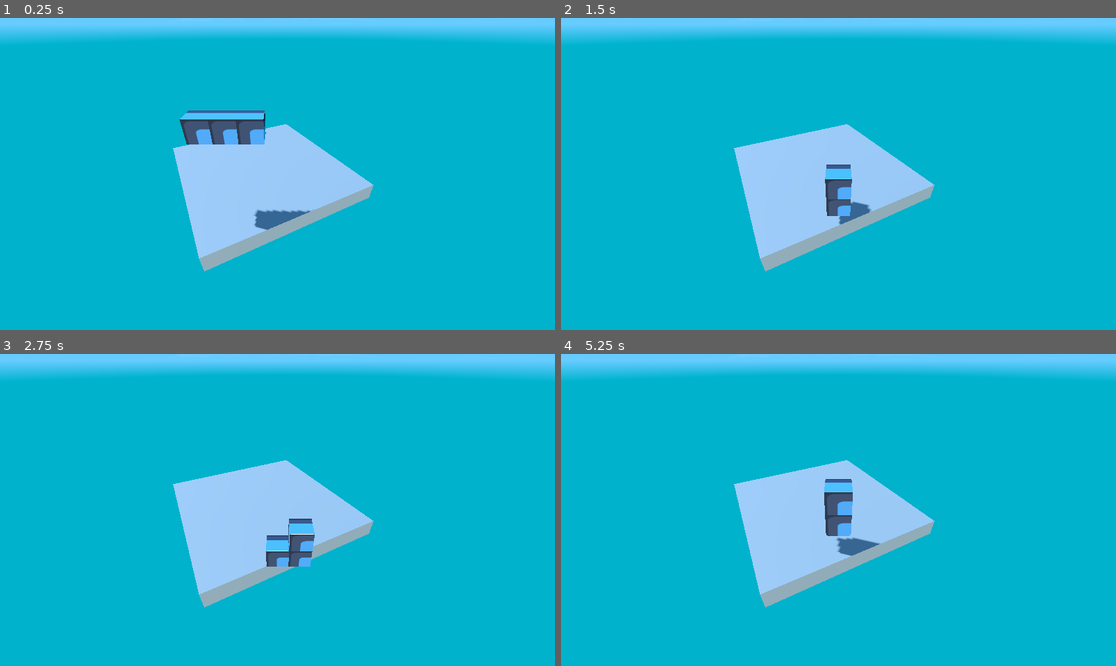
Above: before the commit, frames 1-4 (two rows, left to right).
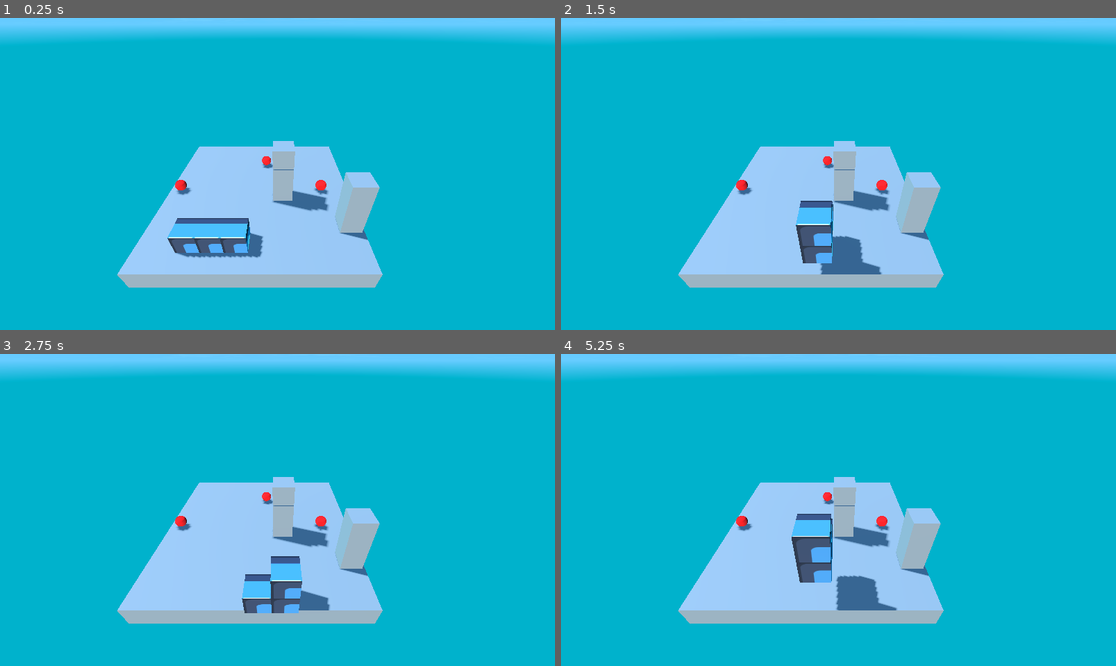
Above: after the commit, the same moments.

Repository: PedroSteinmacherEngelhardt/Snaker3000
Game: Godot game, scene res://woo_o_ooord.tscn
The game is run twice, just before and just after one commit, with the same random seed, the same clock (stepped at 60 frames per second) and the same inputs. The project has no main scene, so this scene is started directly. The engine's default icon, where the game draws it, is replaced by a stand-in: a white triangle on a blue panel in a dark square.
Inputs:
- Up to frame 1 (0.25 s): no input
- Up to frame 2 (1.5 s): hold D (right) 0.53-1.28 s; tap Space (space) at 0.6, 1.35 s; hold S (backward) from 1.28 s (still down)
- Up to frame 3 (2.75 s): release S (backward) at 2.03 s; hold D (right) from 2.03 s (still down); tap Space (space) at 2.1 s
- Up to frame 4 (5.25 s): release D (right) at 2.78 s; hold W (forward) 2.78-3.53 s; tap Space (space) every 0.75 s from 2.85 to 5.1 s; hold A (left) 3.53-5.03 s; tap Escape (ui_cancel) at 4.15 s; tap Enter at 5 s; hold S (backward) from 5.03 s (still down)

The runs differ from the first frame. In frame 1, 15% of the frame differs, in the area x 21-69%, y 29-87%; in frame 2, 13%; in frame 3, 12%; in frame 4, 14%.

Commit message:
snake movement

Diff:
--- /dev/null
+++ b/grow!.gd
@@ -0,0 +1,7 @@
+extends Area3D
+
+
+func _on_body_entered(body: Node3D) -> void:
+	if body is CharacterBody3D:
+		body.add_box()
+		queue_free()
--- /dev/null
+++ b/grow!.tscn
@@ -0,0 +1,25 @@
+[gd_scene load_steps=5 format=3 uid="uid://cpofqrkflt3nr"]
+
+[ext_resource type="Script" uid="uid://c883qxoypb2x8" path="res://grow!.gd" id="1_rktpi"]
+
+[sub_resource type="StandardMaterial3D" id="StandardMaterial3D_oi51e"]
+albedo_color = Color(1, 0, 0, 1)
+
+[sub_resource type="SphereMesh" id="SphereMesh_lwho3"]
+radius = 0.3
+height = 0.6
+
+[sub_resource type="SphereShape3D" id="SphereShape3D_l8tis"]
+radius = 0.3
+
+[node name="GROW!" type="Area3D"]
+script = ExtResource("1_rktpi")
+
+[node name="MeshInstance3D" type="MeshInstance3D" parent="."]
+material_override = SubResource("StandardMaterial3D_oi51e")
+mesh = SubResource("SphereMesh_lwho3")
+
+[node name="CollisionShape3D" type="CollisionShape3D" parent="."]
+shape = SubResource("SphereShape3D_l8tis")
+
+[connection signal="body_entered" from="." to="." method="_on_body_entered"]
--- a/snakegame/snake.gd
+++ b/snakegame/snake.gd
@@ -40,10 +40,6 @@
 			move_body()
 			points[0].global_position += direction
 
-	if Input.is_action_just_pressed("ui_cancel"):
-		add_box()
-
-
 
 func _physics_process(delta: float) -> void:
 	if Engine.is_editor_hint():
@@ -67,6 +63,7 @@
 	var box = BoxShape3D.new()
 	box.size *= Vector3.ONE * .99
 	query.shape = box
+	query.collide_with_areas = true
 
 	var rotation = Basis().rotated(Vector3.UP, camera.rotation.y)
 	query.transform = Transform3D(rotation, new_position)
--- a/snakegame/test_word.tscn
+++ b/snakegame/test_word.tscn
@@ -91,7 +91,6 @@
 [node name="Sun" type="DirectionalLight3D" parent="."]
 transform = Transform3D(0.920855, 0, -0.389904, 0.337667, 0.5, 0.797484, 0.194952, -0.866026, 0.460428, 0, 0, 0)
 rotation_order = 4
-light_energy = 0.5
 shadow_enabled = true
 
 [node name="Moon" type="DirectionalLight3D" parent="."]
--- a/woo_o_ooord.tscn
+++ b/woo_o_ooord.tscn
@@ -1,8 +1,14 @@
-[gd_scene load_steps=7 format=3 uid="uid://diohxew8egcmn"]
+[gd_scene load_steps=10 format=3 uid="uid://diohxew8egcmn"]
 
 [ext_resource type="Script" uid="uid://bq060p1gtik3b" path="res://snakegame/snake.gd" id="1_2mlct"]
 [ext_resource type="Shader" uid="uid://cv4bhbh8t1jmm" path="res://snakegame/test_word.gdshader" id="2_k7ipi"]
 [ext_resource type="Script" uid="uid://b8s62d4cpy1ic" path="res://snakegame/camera_3d.gd" id="3_cbhfs"]
+[ext_resource type="PackedScene" uid="uid://cpofqrkflt3nr" path="res://grow!.tscn" id="4_lp74u"]
+
+[sub_resource type="BoxMesh" id="BoxMesh_lp74u"]
+
+[sub_resource type="BoxShape3D" id="BoxShape3D_oi51e"]
+size = Vector3(0.99, 1, 0.99)
 
 [sub_resource type="ShaderMaterial" id="ShaderMaterial_cbhfs"]
 shader = ExtResource("2_k7ipi")
@@ -44,12 +50,55 @@
 
 [node name="WooOOoord" type="Node3D"]
 
-[node name="Node3D" type="Node3D" parent="."]
+[node name="terrain" type="Node3D" parent="."]
 
-[node name="CSGBox3D" type="CSGBox3D" parent="Node3D"]
-transform = Transform3D(0.883806, 0, 0.467853, 0, 1, 0, -0.467853, 0, 0.883806, -1.16872, -2.50084, -4.00622)
+[node name="CSGBox3D" type="CSGBox3D" parent="terrain"]
+transform = Transform3D(1, 0, 0, 0, 1, 0, 0, 0, 1, -0.32, -2.46312, -3.59987)
 use_collision = true
-size = Vector3(10, 1, 10.3232)
+size = Vector3(10, 1, 10)
+
+[node name="CSGBox3D2" type="CSGBox3D" parent="terrain"]
+transform = Transform3D(1, 0, 0, 0, 1, 0, 0, 0, 1, 4.04596, -1.29868, -1)
+use_collision = true
+size = Vector3(1, 4.019, 1)
+
+[node name="StaticBody3D" type="StaticBody3D" parent="terrain"]
+transform = Transform3D(1, 0, 0, 0, 1, 0, 0, 0, 1, 1, -1.38927, -3)
+
+[node name="MeshInstance3D" type="MeshInstance3D" parent="terrain/StaticBody3D"]
+mesh = SubResource("BoxMesh_lp74u")
+
+[node name="CollisionShape3D" type="CollisionShape3D" parent="terrain/StaticBody3D"]
+shape = SubResource("BoxShape3D_oi51e")
+
+[node name="StaticBody3D2" type="StaticBody3D" parent="terrain"]
+transform = Transform3D(1, 0, 0, 0, 1, 0, 0, 0, 1, 1, -0.385865, -3)
+
+[node name="MeshInstance3D" type="MeshInstance3D" parent="terrain/StaticBody3D2"]
+mesh = SubResource("BoxMesh_lp74u")
+
+[node name="CollisionShape3D" type="CollisionShape3D" parent="terrain/StaticBody3D2"]
+shape = SubResource("BoxShape3D_oi51e")
+
+[node name="StaticBody3D3" type="StaticBody3D" parent="terrain"]
+transform = Transform3D(1, 0, 0, 0, 1, 0, 0, 0, 1, 1, 0.622269, -3)
+
+[node name="MeshInstance3D" type="MeshInstance3D" parent="terrain/StaticBody3D3"]
+mesh = SubResource("BoxMesh_lp74u")
+
+[node name="CollisionShape3D" type="CollisionShape3D" parent="terrain/StaticBody3D3"]
+shape = SubResource("BoxShape3D_oi51e")
+
+[node name="GROWS!" type="Node3D" parent="."]
+
+[node name="GROW!" parent="GROWS!" instance=ExtResource("4_lp74u")]
+transform = Transform3D(1, 0, 0, 0, 1, 0, 0, 0, 1, 0, -1.57778, -5.96834)
+
+[node name="GROW!2" parent="GROWS!" instance=ExtResource("4_lp74u")]
+transform = Transform3D(1, 0, 0, 0, 1, 0, 0, 0, 1, -4.65329, -1.57778, -3.42511)
+
+[node name="GROW!3" parent="GROWS!" instance=ExtResource("4_lp74u")]
+transform = Transform3D(1, 0, 0, 0, 1, 0, 0, 0, 1, 3.13392, -1.57778, -3.42511)
 
 [node name="WorldEnvironment" type="WorldEnvironment" parent="."]
 environment = SubResource("Environment_oi51e")
@@ -62,10 +111,10 @@
 [node name="Moon" type="DirectionalLight3D" parent="."]
 
 [node name="Camera" type="Camera3D" parent="."]
-transform = Transform3D(1, 0, 0, 0, 0.806042, 0.591858, 0, -0.591858, 0.806042, 0, 5.61869, 7.4933)
+transform = Transform3D(1, 0, 0, 0, 0.805928, 0.592013, 0, -0.592013, 0.805928, 0.721606, 5.61869, 5.32333)
 script = ExtResource("3_cbhfs")
 metadata/_custom_type_script = "uid://b8s62d4cpy1ic"
 
 [node name="Snake" type="CharacterBody3D" parent="."]
-transform = Transform3D(1, 0, 0, 0, 1, 0, 0, 0, 1, 0, 2.59027, 0)
+transform = Transform3D(1, 0, 0, 0, 1, 0, 0, 0, 1, 0, -1.424, 0)
 script = ExtResource("1_2mlct")
Not shown, added: grow!.gd.uid
Not shown: 1 places in snakegame/new_standard_material_3d.tres that only renumber resources
